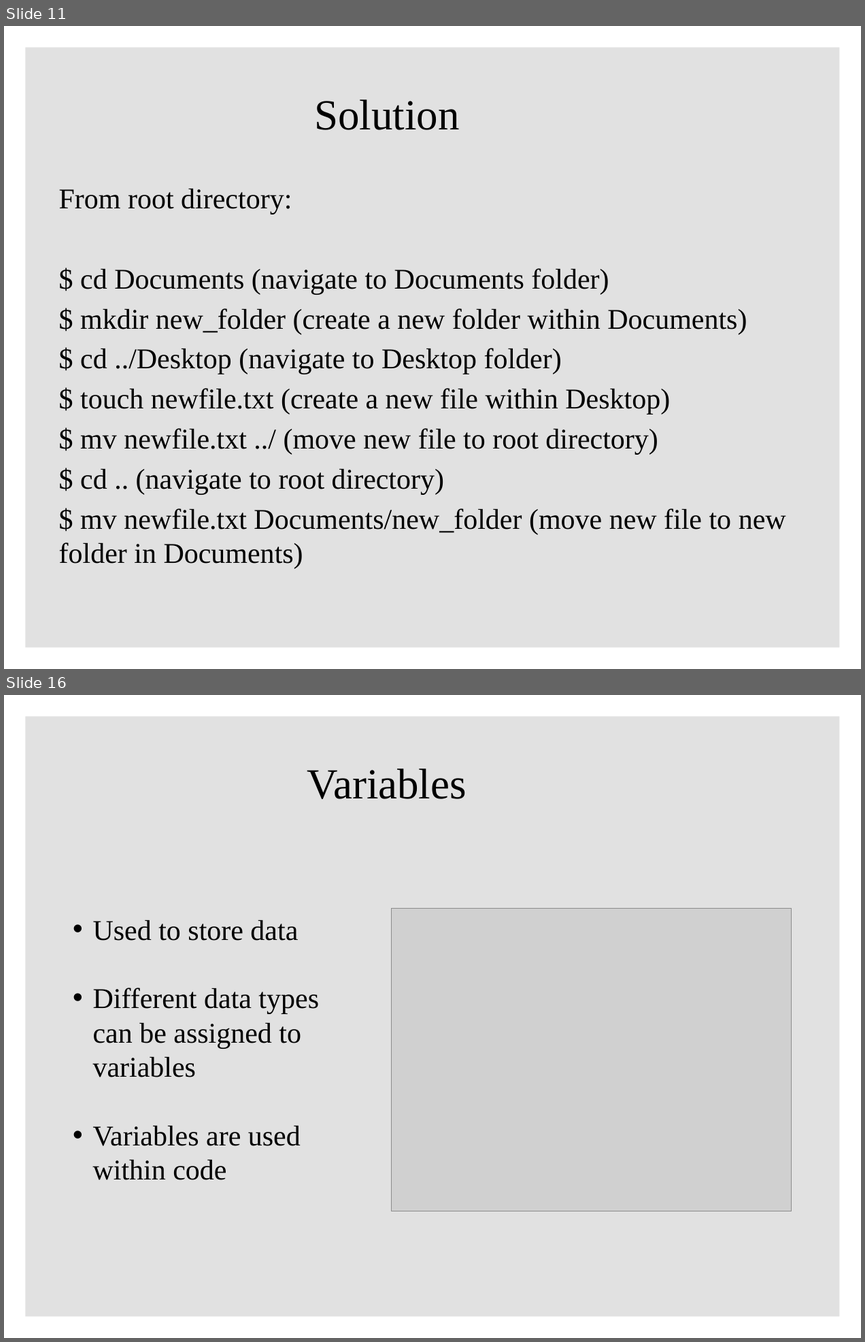
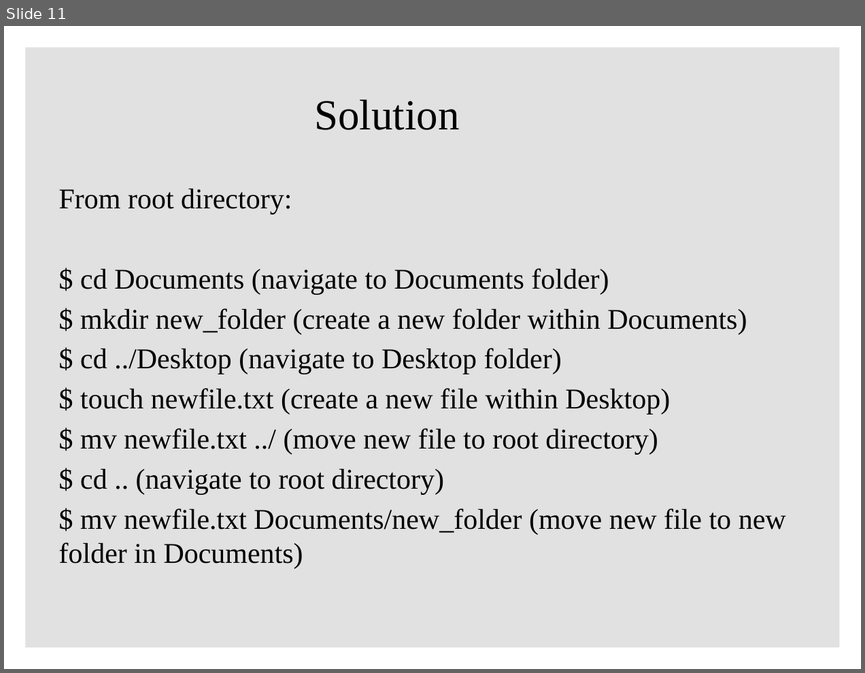
Before and after one commit to ClaudiaECarroll/Intro_to_Python, a slide deck: powerpoints/intro_python_1.pptx. Shown one above the other, each under a label of ours: slides 11 and 16 before the commit, slide 11 after it; the slides between them are not shown. The pictures are 865x1342 and 865x673 pixels, drawn with LibreOffice and Linux fonts; fonts in the diff are those of the drawing; grey boxes stand for pictures; background and template pictures are left out. Boxes give left, top, right and bottom in pixels: in the first picture for what was removed or moved away, otherwise in the second. Text is boxed around its words. In the diff, an @@ line names an element or a change of style, - is before the commit and + after.

```diff
--- a/powerpoints/intro_python_1.pptx
+++ b/powerpoints/intro_python_1.pptx
@@ slide 16 removed at <box>4,695,861,1338</box>, background #FFFFFF; not listed: 1 template element that a slide beside it also shows @@
@@ title removed at <box>307,768,466,799</box> @@
-Variables
@@ picture removed at <box>392,909,791,1211</box> @@
@@ text removed at <box>93,920,319,1180</box> @@
-• Used to store data
-• Different data types can be assigned to variables
-• Variables are used within code
```
Also in this commit, not shown: 1 slide changed, 12 other slides removed.
